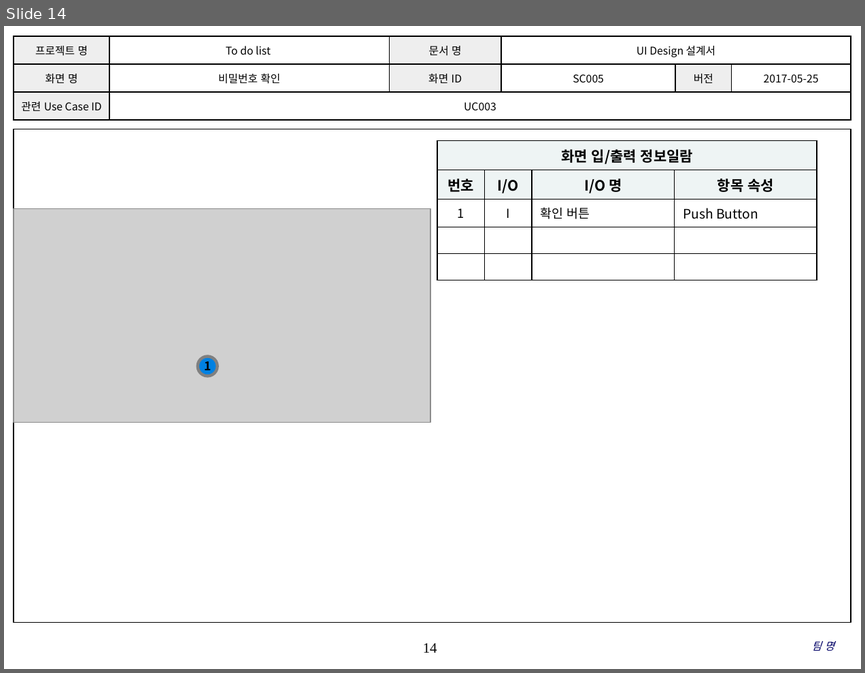
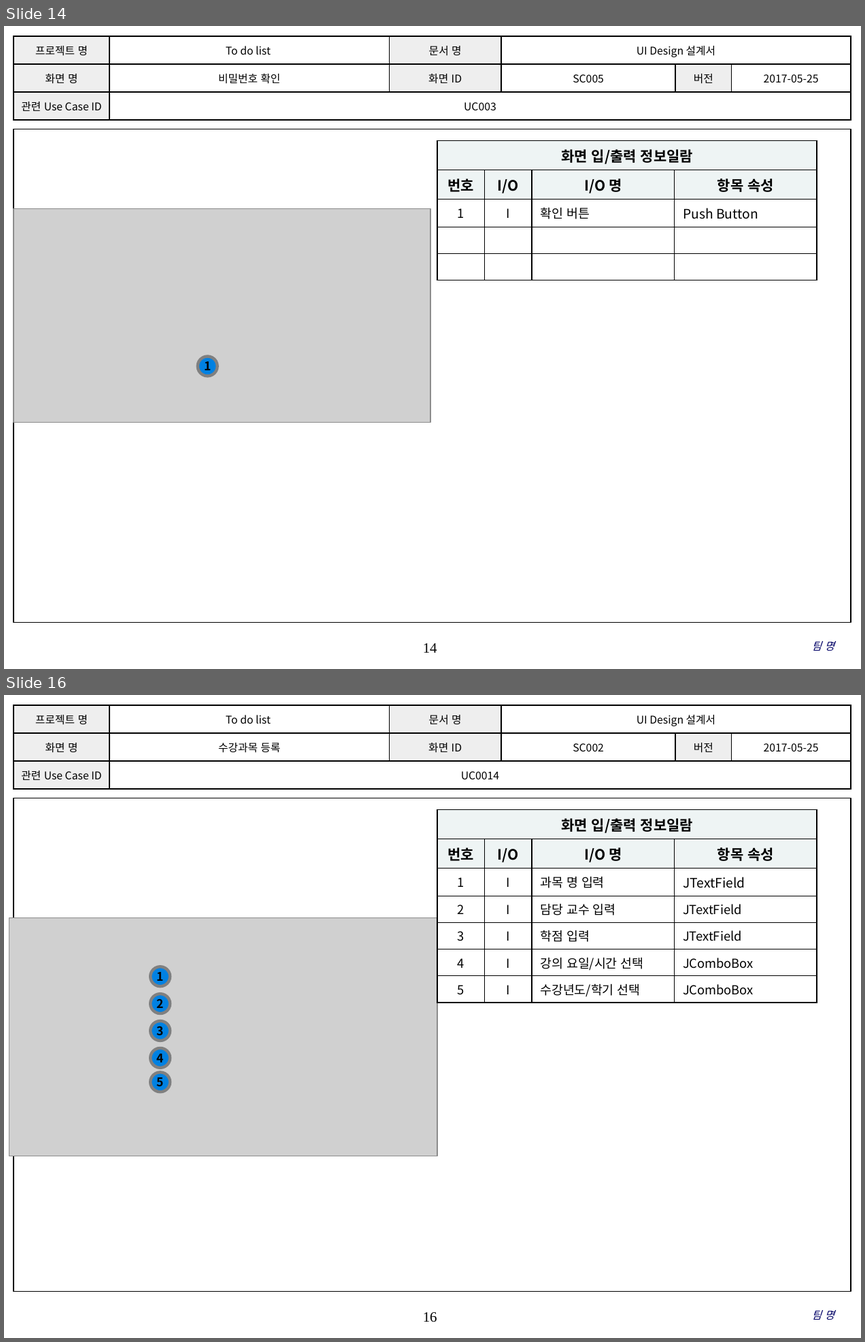
Before and after one commit to SE-admin/SE2017_6_blossom, a slide deck: doc/3_ 설계서/UI Design_6_blossom.pptx. Shown one above the other, each under a label of ours: slide 14 before the commit, slides 14 and 16 after it; the slides between them are not shown. The pictures are 865x673 and 865x1342 pixels, drawn with LibreOffice and Linux fonts; fonts in the diff are those of the drawing; grey boxes stand for pictures; background and template pictures are left out. Boxes give left, top, right and bottom in pixels: in the first picture for what was removed or moved away, otherwise in the second. Text is boxed around its words. In the diff, an @@ line names an element or a change of style, - is before the commit and + after.

Commit message:
2017 – 05 – 26 Ver 1.1.4. To do list 작성 신준섭

```diff
--- a/doc/3_ 설계서/UI Design_6_blossom.pptx
+++ b/doc/3_ 설계서/UI Design_6_blossom.pptx
@@ slide 16 added at [4, 695, 861, 1338], background #FFFFFF; not listed: 2 template elements that a slide beside it also shows @@
@@ table added at [14, 705, 850, 790], 3 rows, 6 columns @@
+프로젝트 명 | To do list | 문서 명 | UI Design 설계서 |  | 
+화면 명 | 수강과목 등록 | 화면 ID | SC002 | 버전 | 2017-05-25
+관련 Use Case ID | UC0014 |  |  |  | 
@@ table added at [438, 810, 816, 1000], 7 rows, 4 columns @@
+화면 입/출력 정보일람 |  |  | 
+번호 | I/O | I/O 명 | 항목 속성
+1 | I | 과목 명 입력 | JTextField
+2 | I | 담당 교수 입력 | JTextField
+3 | I | 학점 입력 | JTextField
+4 | I | 강의 요일/시간 선택 | JComboBox
+5 | I | 수강년도/학기 선택 | JComboBox
@@ picture added at [9, 918, 438, 1156] @@
@@ ellipse added at [150, 966, 170, 986], fill #0081E2, outline #808080 2.5 pt, 10 pt, text #000000, bold @@
+1
@@ ellipse added at [150, 994, 170, 1014], fill #0081E2, outline #808080 2.5 pt, 10 pt, text #000000, bold @@
+2
@@ ellipse added at [150, 1021, 170, 1040], fill #0081E2, outline #808080 2.5 pt, 10 pt, text #000000, bold @@
+3
@@ ellipse added at [150, 1048, 170, 1068], fill #0081E2, outline #808080 2.5 pt, 10 pt, text #000000, bold @@
+4
@@ ellipse added at [150, 1072, 170, 1091], fill #0081E2, outline #808080 2.5 pt, 10 pt, text #000000, bold @@
+5
@@ text added at [811, 1310, 834, 1320], 9 pt, text #000066, italic @@
+팀 명
```
Also in this commit, not shown: 1 slide changed, 3 other slides added.
